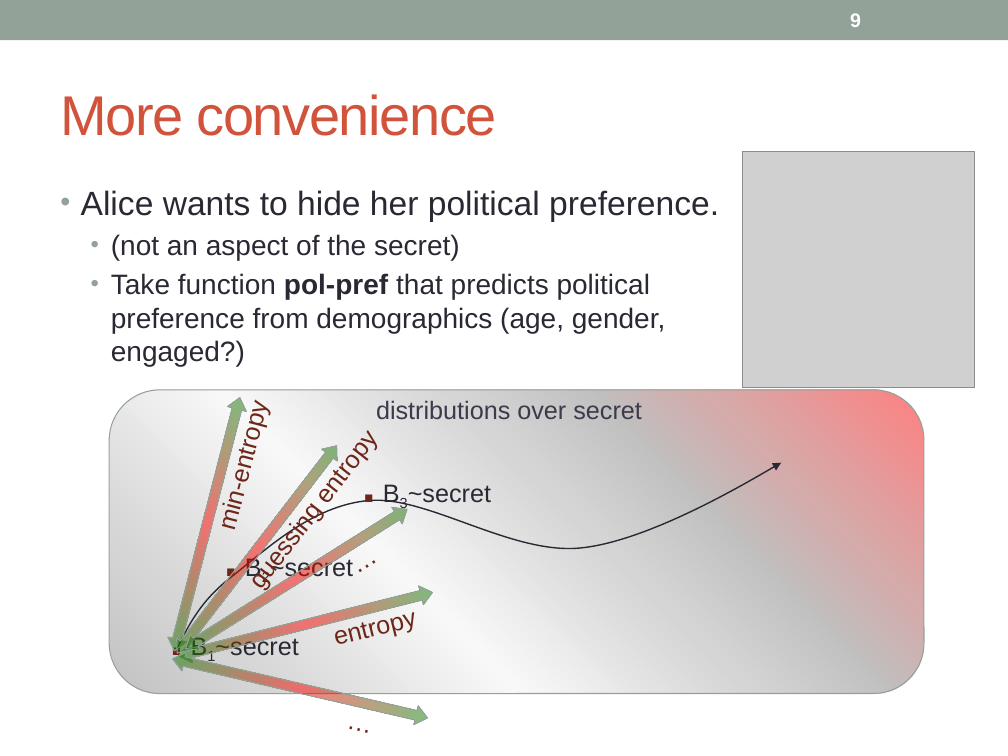
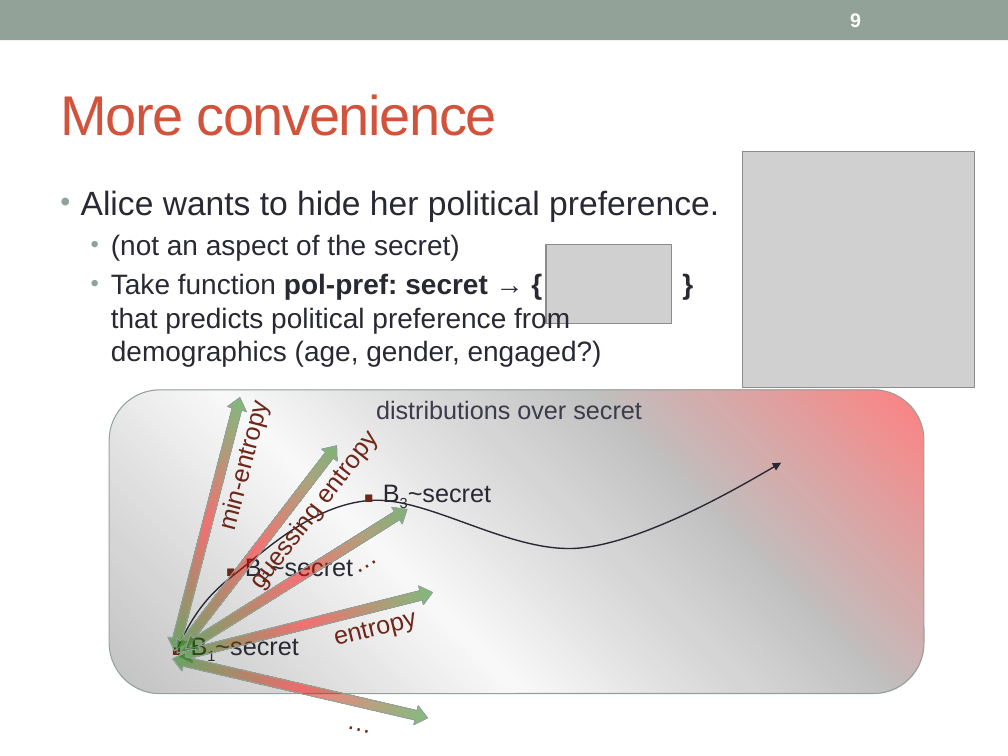
Before and after one commit to piotrm0/ppw12, a slide deck: slide 9 of pres/ppw12-pres.pptx. Drawn at 1008x756 pixels with LibreOffice and Linux fonts; fonts in the diff are those of the drawing; grey boxes stand for pictures. Boxes give left, top, right and bottom in pixels: in the first picture for what was removed or moved away, otherwise in the second. Text is boxed around its words. In the diff, an @@ line names an element or a change of style, - is before the commit and + after.

```diff
--- a/pres/ppw12-pres.pptx
+++ b/pres/ppw12-pres.pptx
@@ picture added at (546, 245, 672, 324) @@
@@ text at (111, 273, 602, 366): text changed @@
-  • Take function pol-pref that predicts political preference from demographics (age, gender, engaged?)
+  • Take function pol-pref: secret → { } that predicts political preference from demographics (age, gender, engaged?)
```
Also in this commit, not shown: 1 other file.
